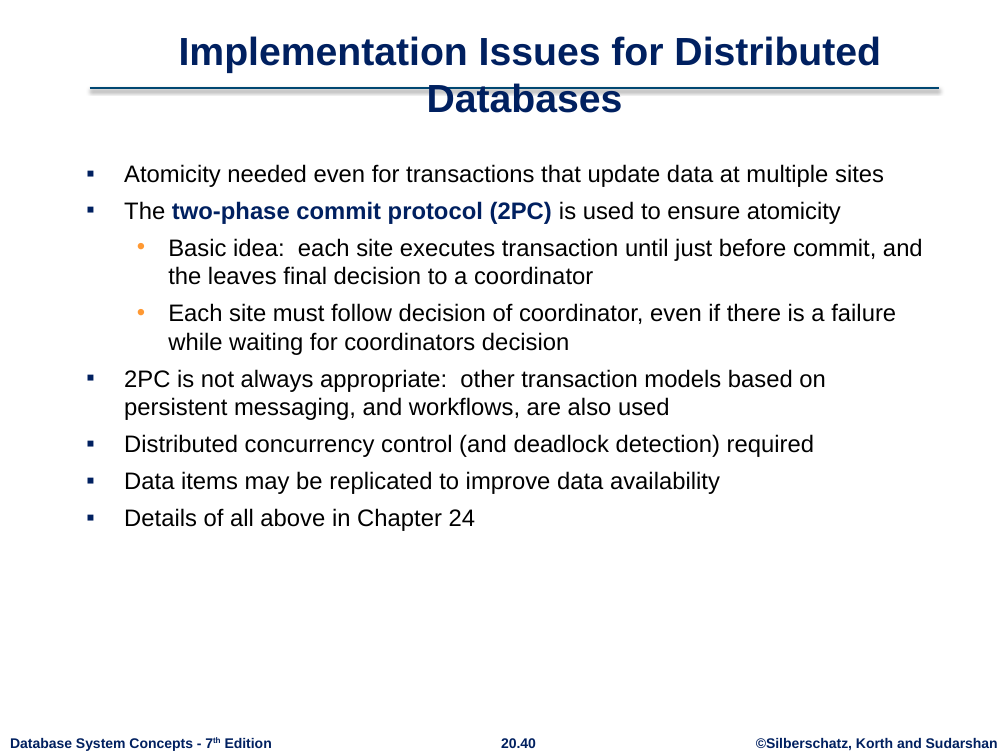
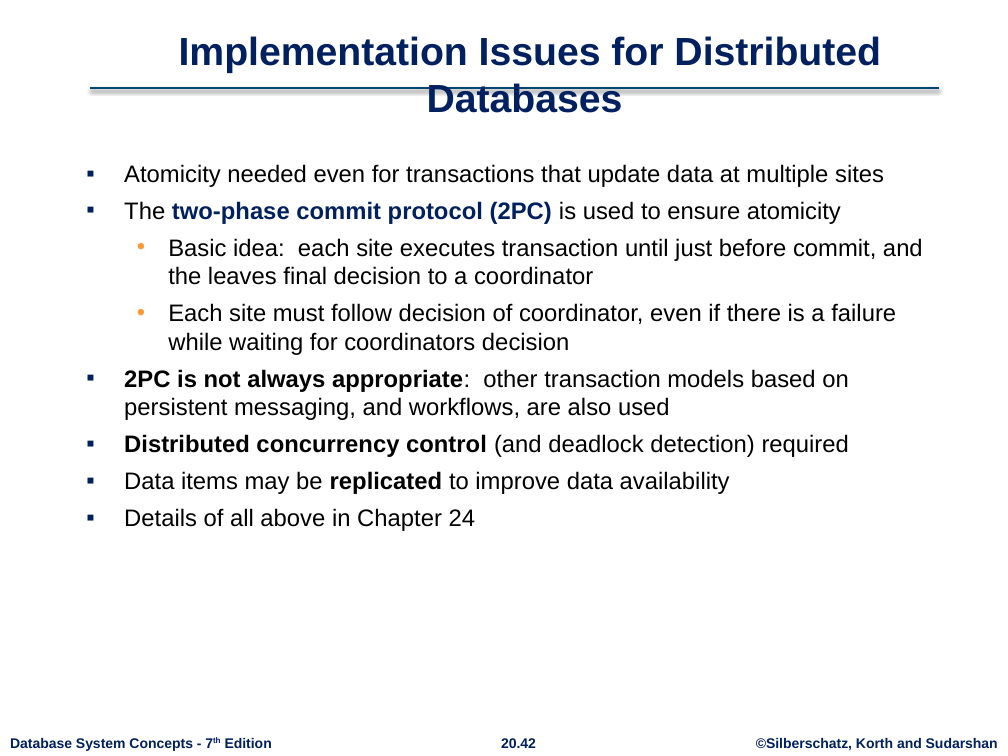
Before and after one commit to rizveeredwan/course-contents, a slide deck: slide 42 of CSE-3104/Slides/ch20.pptx (slide 40 before the commit). Drawn at 1008x756 pixels with LibreOffice and Linux fonts; fonts in the diff are those of the drawing; background and template pictures are left out. Boxes give left, top, right and bottom in pixels: in the first picture for what was removed or moved away, otherwise in the second. Text is boxed around its words. In the diff, an @@ line names an element or a change of style, - is before the commit and + after.

```diff
--- a/CSE-3104/Slides/ch20.pptx
+++ b/CSE-3104/Slides/ch20.pptx
@@ text at (x1=124, y1=369, x2=849, y2=494): bold on in "2PC is not always appropriate:", "Distributed concurrency control", "replicated" @@
@@ page number at (x1=501, y1=738, x2=536, y2=748): text changed @@
-20.40
+20.42
```
Also in this commit, not shown: 9 other slides changed, 4 slides added, 2 slides removed.
